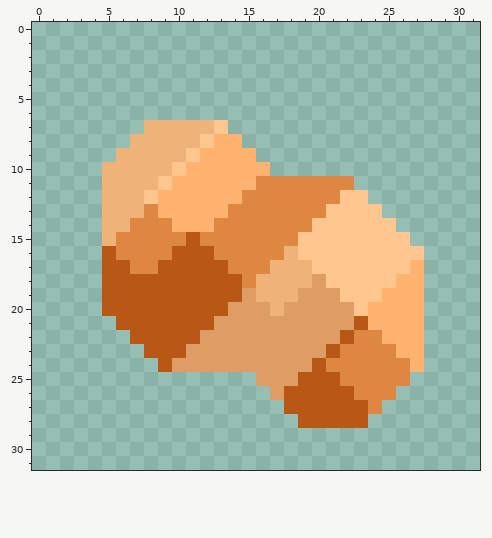
Two states of a pixel-art sprite, assets/sprites/items/diocasium/diocasium5.png. Above, as it was before the edit.
The file is 32x32 pixels.
The same view after the edit:
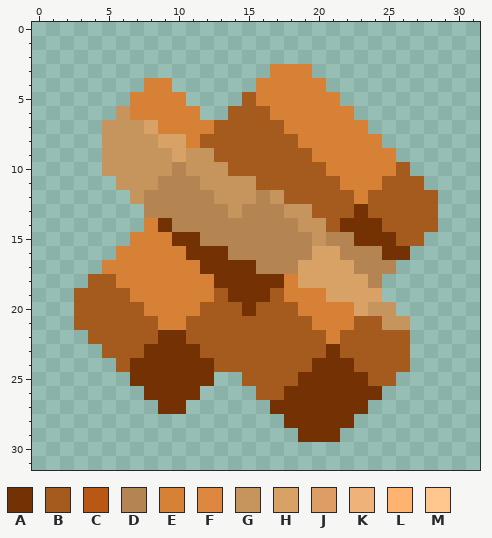
Palette (. is transparent): A #743103  B #a55b1e  C #b85814  D #b48553  E #d68136  F #dd8740  G #c6945d  H #d8a266  J #de9d65  K #efb279  L #ffb370  M #ffc68e
Diff:
@@ x 0..31 @@
  2 ................................
- 3 ................................
- 4 ................................
- 5 ................................
- 6 ................................
- 7 ........KKKKKM..................
- 8 .......KKKKKMLL.................
- 9 ......KKKKKMLLLL................
-10 .....KKKKKMLLLLLL...............
-11 .....KKKKMLLLLLLFFFFFFF.........
-12 .....KKKMLLLLLLFFFFFFFMM........
-13 .....KKKFLLLLLFFFFFFFMMMM.......
-14 .....KKFFFLLLFFFFFFFMMMMMM......
-15 .....KFFFFFCFFFFFFFMMMMMMMM.....
-16 .....CFFFFCCCFFFFFKMMMMMMMMM....
-17 .....CCFFCCCCCFFFKKKMMMMMMML....
-18 .....CCCCCCCCCCFKKKKJMMMMMLL....
-19 .....CCCCCCCCCCJKKKJJJMMMLLL....
-20 .....CCCCCCCCCJJJKJJJJJMLLLL....
-21 ......CCCCCCCJJJJJJJJJJCLLLL....
-22 .......CCCCCJJJJJJJJJJCFFLLL....
-23 ........CCCJJJJJJJJJJCFFFFLL....
-24 .........CJJJJJJJJJJCFFFFFFL....
-25 ................JJJCCCFFFFF.....
-26 .................JCCCCCFFF......
-27 ..................CCCCCCF.......
-28 ...................CCCCC........
-29 ................................
+ 3 .................EEE............
+ 4 ........EE......EEEEE...........
+ 5 .......EEEE....BEEEEEE..........
+ 6 ......GEEEEE..BBBEEEEEE.........
+ 7 .....GGGHEEEEBBBBBEEEEEE........
+ 8 .....GGGGHHEBBBBBBBEEEEEE.......
+ 9 .....GGGGGHGGBBBBBBBEEEEEE......
+10 .....GGGGGDGGGBBBBBBBEEEEEB.....
+11 ......GGGDDDGGGGBBBBBBEEEBBB....
+12 .......GDDDDDGGGDGBBBBBEBBBBB...
+13 ........DDDDDDGDDDGGBBBABBBBB...
+14 ........EADDDDDDDDDGGBAAABBBB...
+15 .......EEEAADDDDDDDDGDDAAABB....
+16 ......EEEEEAAADDDDDDHHDDDAA.....
+17 .....EEEEEEEAAAADDDHHHHDDD......
+18 ....BBEEEEEEEAAAAAEHHHHHD.......
+19 ...BBBBEEEEEEBAAABEEEHHHH.......
+20 ...BBBBBEEEEBBBABBBEEEEHGG......
+21 ...BBBBBBEEBBBBBBBBBEEEBBGG.....
+22 ....BBBBBAABBBBBBBBBBEBBBBB.....
+23 .....BBBAAAABBBBBBBBBABBBBB.....
+24 ......BAAAAAABBBBBBBAAABBBB.....
+25 .......AAAAAA..BBBBAAAAABB......
+26 ........AAAA....BBAAAAAAA.......
+27 .........AA......AAAAAAA........
+28 ..................AAAAA.........
+29 ...................AAA..........
 30 ................................
Pixel boxes of the changes (left, top, right, bottom) in both pictures:
changed: (74, 64, 438, 442)
